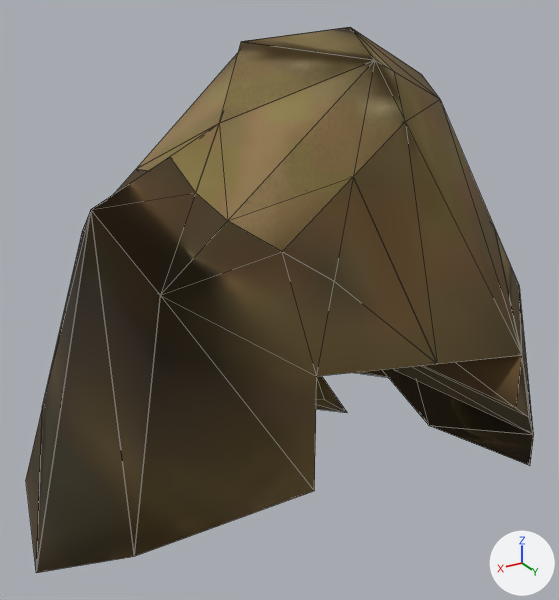
The OBJ model Ressources/Models/Block/breakable/Breakable.obj, before and after one commit.
The view is the same before and after, from a 50 mm camera at (474.0, 748.0, 646.0) aimed at (11.0, -23.0, 260.0). Every picture has the same lights, and +X, +Y and +Z are marked at lower right. Mesh edges are drawn as thin lines. Where no turn or scale is listed for an object, it has been applied to the vertices. Vertices at the same position are counted once.

The first picture shows 'Breakable'.
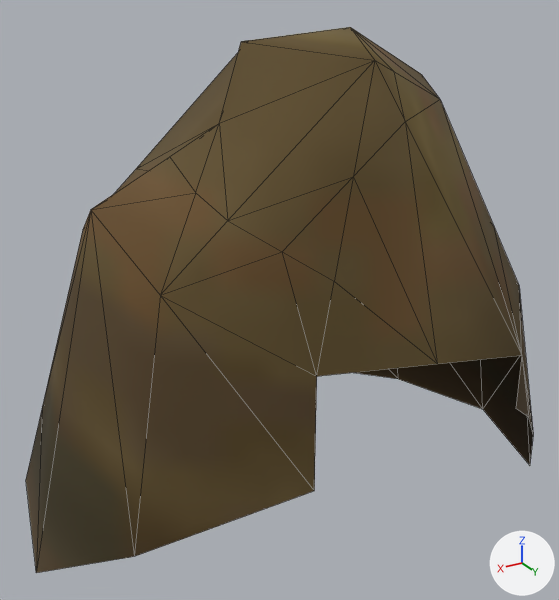
Changed parts and their boxes (x1, y1, x2, y2) in the pictures (559 x 600 px):
part 1 of me_breakable, deleted (brown)
    before: (316, 376, 347, 413)
part 2 of me_breakable, deleted (brown)
    before: (26, 27, 533, 573)

The change, as a diff of the scene's bpy script:
```diff
--- a/Ressources/Models/Block/breakable/Breakable.obj.py
+++ b/Ressources/Models/Block/breakable/Breakable.obj.py
@@ me_breakable @@
 # used by ob_breakable; location = (0.0, 0.0, 0.0)
-me_breakable.from_pydata(...)  # 170 vertices, 354 faces; spans x -351.0..354.0, y -346.0..279.0, z 0.0..584.0
+me_breakable.from_pydata(...)  # 58 vertices, 98 faces; spans x -351.0..354.0, y -346.0..279.0, z 0.0..584.0
+# me_breakable part 1: the loose piece of 6 vertices spanning x -60.0..9.0, y -59.0..38.0, z 86.0..169.0 is deleted
+# me_breakable part 2
+# 93 vertices are removed from x -351.0..319.0, y -346.0..279.0, z 0.0..584.0
+# 232 faces are deleted
 me_breakable.materials.append(mat_kudaki_iwa_001)
-me_breakable.materials.append(mat_kudaki_iwaa1_001)  # picture img_kudaki_iwa_png
-me_breakable.materials.append(mat_kudaki_iwaa2_001)  # picture img_kudaki_iwa2_png
-me_breakable.materials.append(mat_kudaki_iwab1_001)  # picture img_kudaki_iwa2_png
-me_breakable.materials.append(mat_kudaki_iwab2_001)  # picture img_kudaki_iwa2_png
```
